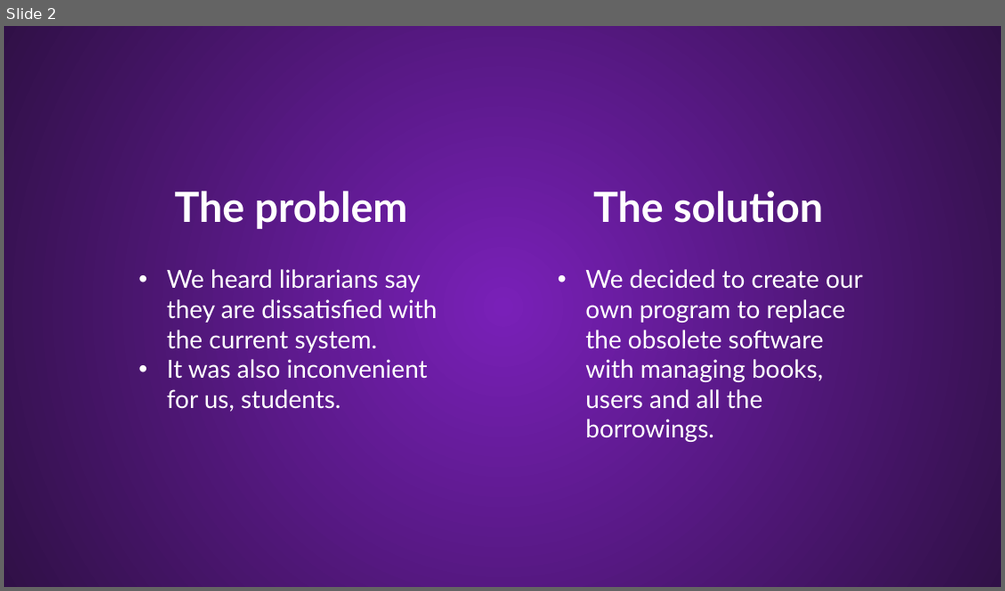
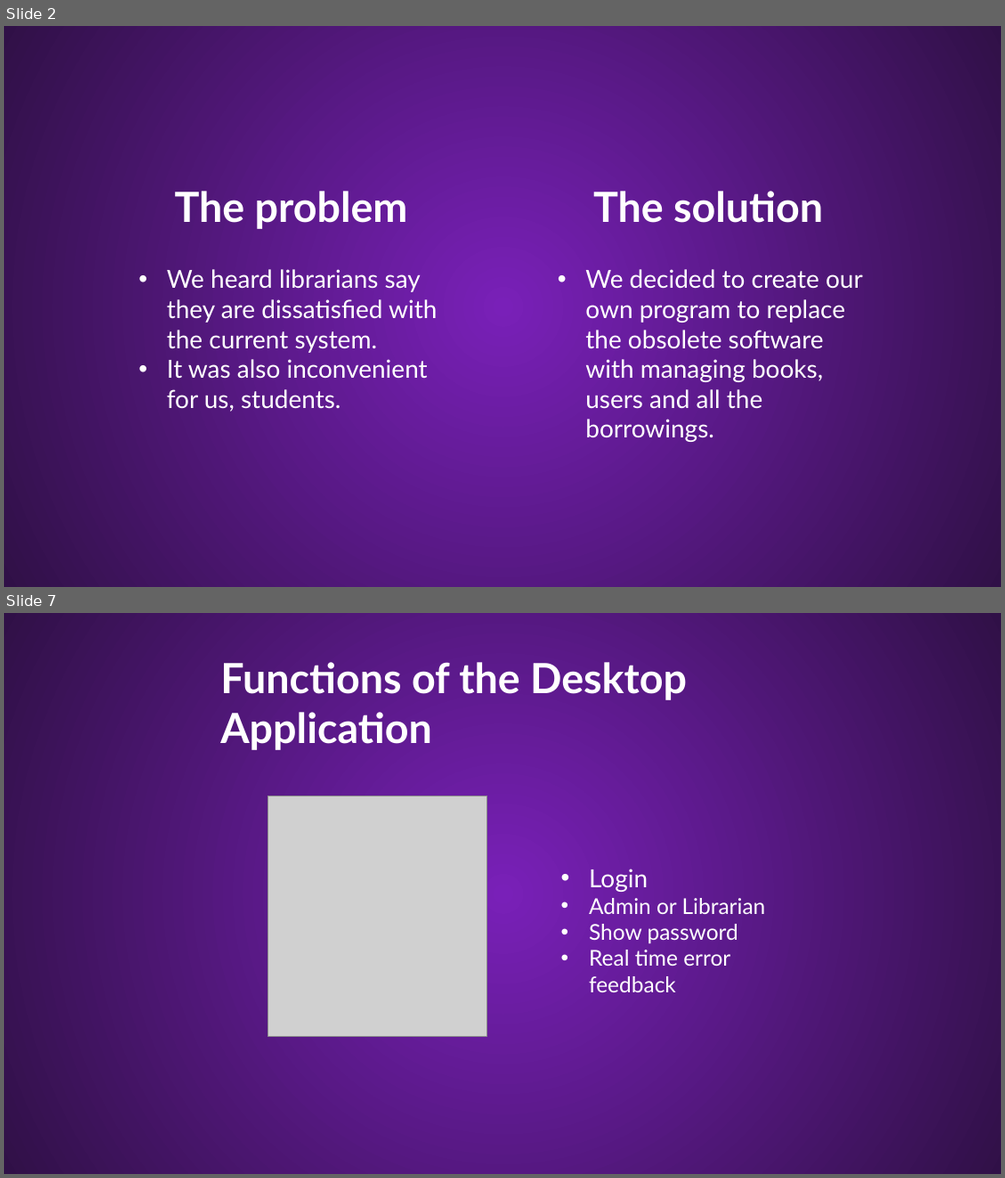
Before and after one commit to Palacsinta002/LMS, a slide deck: Presentation/LMS Presentation.pptx. Shown one above the other, each under a label of ours: slide 2 before the commit, slides 2 and 7 after it; the slides between them are not shown. The pictures are 1005x591 and 1005x1178 pixels, drawn with LibreOffice and Linux fonts; fonts in the diff are those of the drawing; grey boxes stand for pictures; background and template pictures are left out. Boxes give left, top, right and bottom in pixels: in the first picture for what was removed or moved away, otherwise in the second. Text is boxed around its words. In the diff, an @@ line names an element or a change of style, - is before the commit and + after.

```diff
--- a/Presentation/LMS Presentation.pptx
+++ b/Presentation/LMS Presentation.pptx
@@ slide 7 added at [4, 613, 1001, 1174], background #54167F; not listed: 1 template element that a slide beside it also shows @@
@@ text added at [220, 662, 687, 750], 40 pt, text #FFFFFF, bold @@
+Functions of the Desktop Application
@@ picture added at [268, 795, 487, 1037] @@
@@ text added at [589, 868, 766, 965], 21 pt, text #FFFFFF @@
+• Login
+• Admin or Librarian
+• Show password
+• Real time error feedback
```
Also in this commit, not shown: 1 slide changed, 9 other slides added, 1 slide removed, 1 other file.
